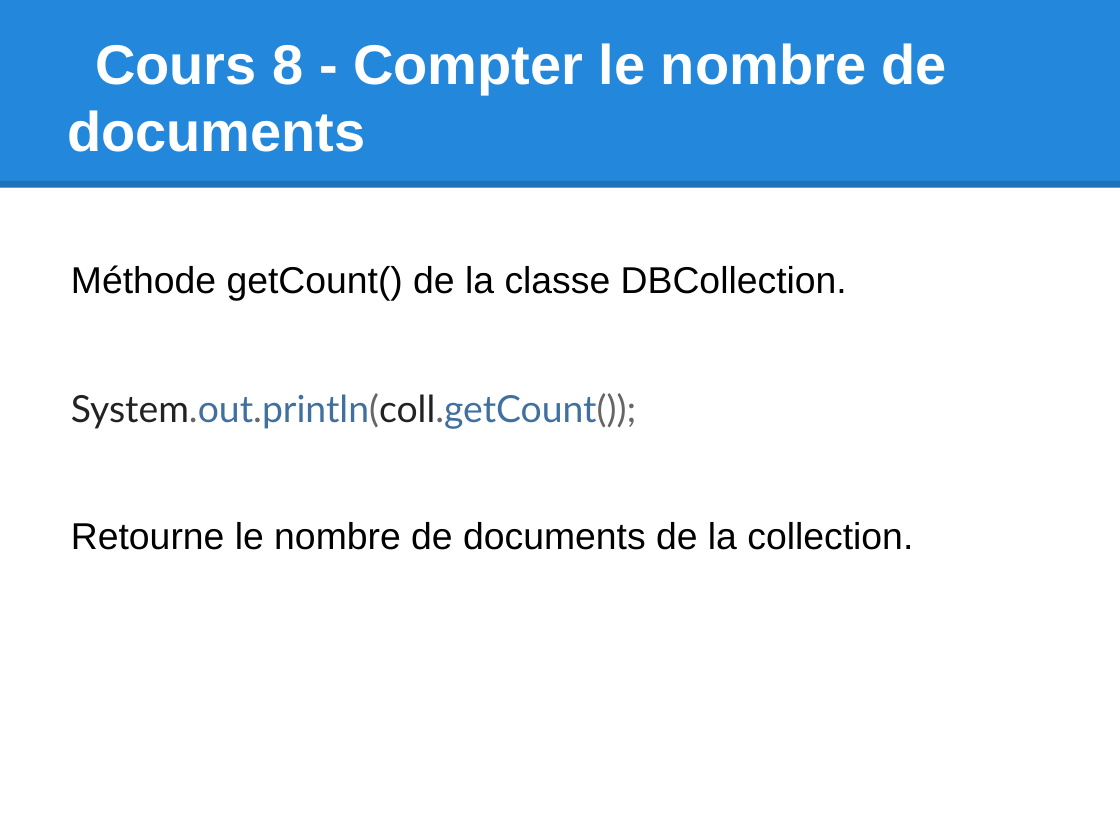
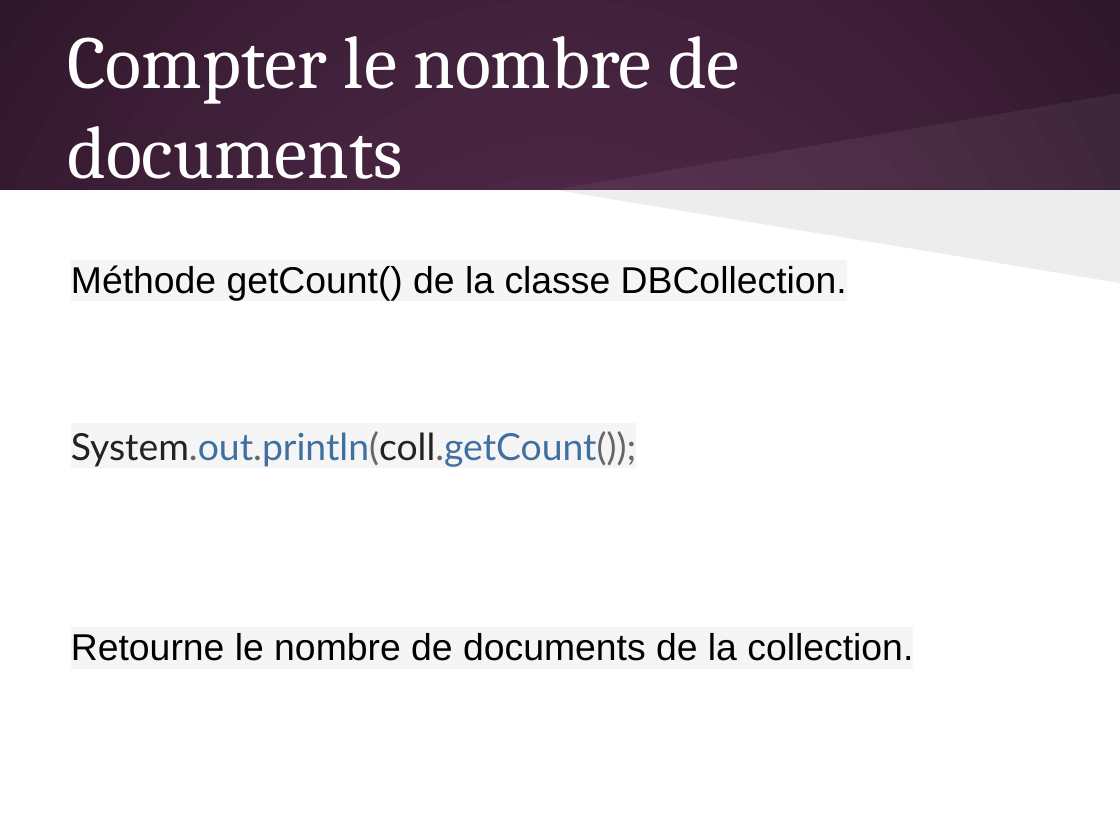
Before and after one commit to olivier-pitton/dant, a slide deck: slide 20 of mongodb/Cours_NoSQL.pptx. Drawn at 1120x840 pixels with LibreOffice and Linux fonts; fonts in the diff are those of the drawing. Boxes give left, top, right and bottom in pixels: in the first picture for what was removed or moved away, otherwise in the second. Text is boxed around its words. In the diff, an @@ line names an element or a change of style, - is before the commit and + after.

```diff
--- a/mongodb/Cours_NoSQL.pptx
+++ b/mongodb/Cours_NoSQL.pptx
@@ background #FFFFFF to gradient #592D50 to #30182B @@
@@ rectangle removed at [0, 0, 1120, 188] @@
@@ title "Compter le nombre de documents" at [67, 36, 740, 194]: vertical alignment bottom to middle @@
@@ title at [67, 36, 740, 194]: text changed; size 36 to 48 pt; font Arial to Cambria; bold off @@
-Cours 8 - Compter le nombre de documents
+Compter le nombre de documents
@@ freeform shape added at [554, 93, 1120, 189], fill #FFFFFF at 6% opacity @@
@@ line removed from (0, 184) to (1120, 184) @@
@@ rectangle added at [0, 190, 1120, 840], fill #FFFFFF @@
@@ freeform shape added at [554, 189, 1120, 282], fill #000000 at 7% opacity @@
@@ text "Méthode getCount() de la classe ..." at [71, 265, 913, 661]: highlight none to #F5F5F5 @@
```
Also in this commit, not shown: 79 other slides changed, 1 other file.
